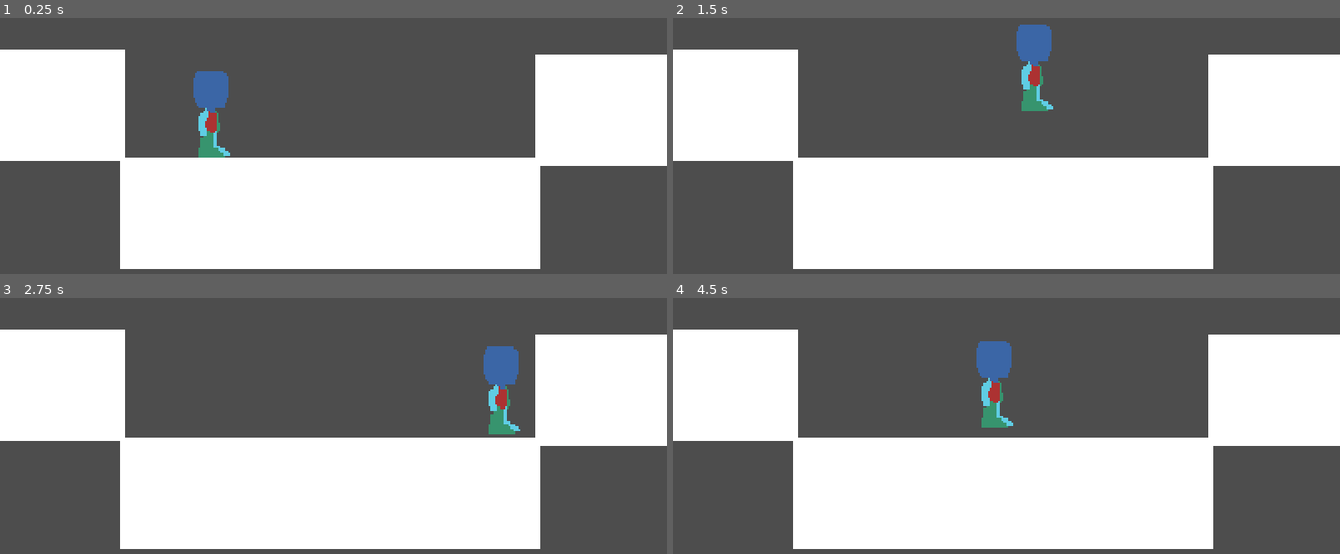
Above: before the commit, frames 1-4 (two rows, left to right).
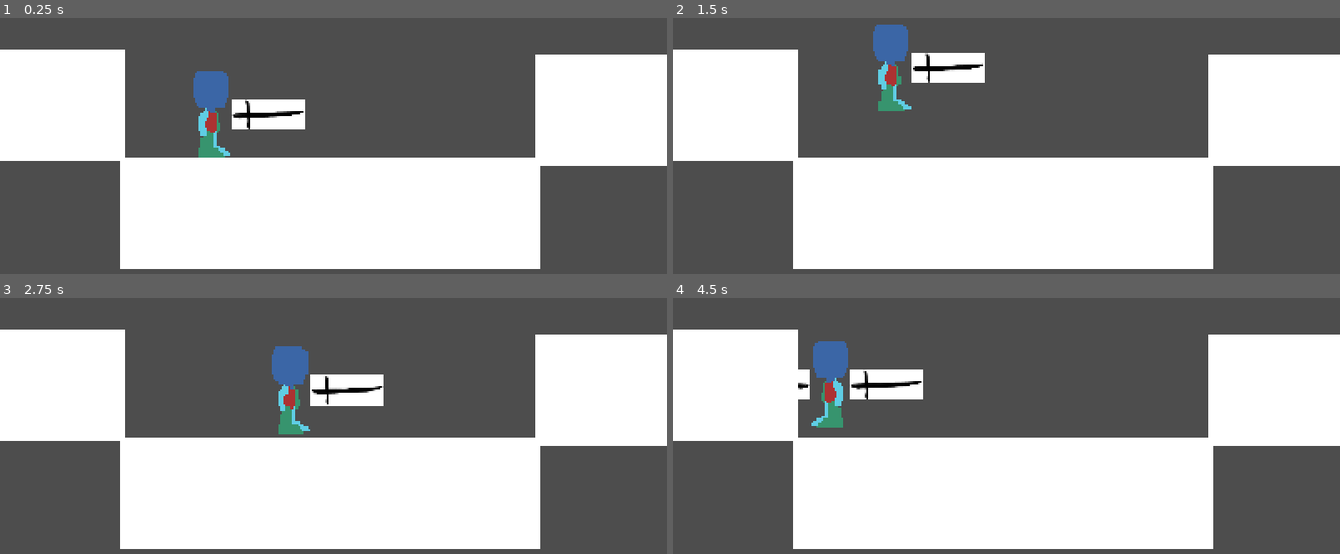
Above: after the commit, the same moments.

Repository: J0eCool/NullDream
Game: Godot game, scene res://Platformer.tscn
Two runs of this game, one before a commit and one after it. Both use one fixed random seed, a clock stepped at 60 frames per second and the inputs below.
Inputs:
- Up to frame 1 (0.25 s): no input
- Up to frame 2 (1.5 s): tap Enter at 0.5 s; hold D (move_right) 0.53-1.28 s; tap J (attack, bound only after the commit) at 0.6 s; tap K (jump) at 0.77, 0.8, 1.07, 1.35 s; hold S (move_down) from 1.28 s (still down)
- Up to frame 3 (2.75 s): tap K (jump) at 1.52, 1.82, 2.3 s; tap J (attack, bound only after the commit) at 1.55, 2.1 s; release S (move_down) at 2.03 s; hold D (move_right) from 2.03 s (still down)
- Up to frame 4 (4.5 s): release D (move_right) at 2.78 s; hold W (move_up) 2.78-3.53 s; tap J (attack, bound only after the commit) at 2.85, 4.35 s; tap K (jump) at 3.02, 3.32, 3.6, 3.77, 4.07 s; hold A (move_left) from 3.53 s (still down)

The runs differ from the first frame. In frame 1, 1.3% of the frame differs, in the area x 34-46%, y 31-44%; in frame 2, 3.9%; in frame 3, 4.0%; in frame 4, 4.0%, in the area x 18-51%, y 16-51%.

Commit message:
Basic attack

Diff:
--- a/Platformer.tscn
+++ b/Platformer.tscn
@@ -5,7 +5,7 @@
 [sub_resource type="RectangleShape2D" id="RectangleShape2D_6h6h2"]
 size = Vector2(252, 67)
 
-[node name="Node2D" type="Node2D"]
+[node name="Level" type="Node2D"]
 
 [node name="Player" parent="." instance=ExtResource("1_aaxd4")]
 position = Vector2(127, 177)
--- a/Player2D.gd
+++ b/Player2D.gd
@@ -2,33 +2,57 @@
 
 
 @export var speed = 100.0
+@export var accel_ratio = 3.0
 @export var jump_height = 100.0
+@export var gravity = 800.0
 
-# Get the gravity from the project settings to be synced with RigidBody nodes.
-@export var gravity = 100.0
+@export var attack_speed = 1.4
 
 
-func _physics_process(delta):
+var attack_cooldown = 0.0
+
+
+func _physics_process(dt):
 	# Add the gravity.
 	if not is_on_floor():
-		velocity.y += gravity * delta
+		velocity.y += gravity*dt
 
-	# Handle Jump.
-	if Input.is_action_just_pressed("jump") and is_on_floor():
+	var attacking = attack_cooldown > 0
+	if Input.is_action_just_pressed("jump") and is_on_floor() and not attacking:
 		# h = 1/2gt^2, v = gt
 		# t = sqrt(2h/g)
 		# v = g*sqrt(2h/g)
 		var jump_vel = sqrt(2*gravity*jump_height)
 		velocity.y = -jump_vel
-	elif Input.is_action_just_released("jump") and velocity.y < 0.0:
+
+	if Input.is_action_just_released("jump") and velocity.y < 0.0:
 		velocity.y *= 0.25
 
 	# Get the input direction and handle the movement/deceleration.
-	# As good practice, you should replace UI actions with custom gameplay actions.
 	var direction = Input.get_axis("move_left", "move_right")
-	if direction:
-		velocity.x = direction * speed
-	else:
-		velocity.x = move_toward(velocity.x, 0, speed)
+	if attacking and is_on_floor():
+		direction = 0
+	velocity.x = move_toward(velocity.x, direction*speed, dt*accel_ratio*speed)
+	if direction and not attacking:
+		$AnimatedSprite2D.flip_h = direction < 0
 
 	move_and_slide()
+
+var attack_scene = preload("res://sord.tscn")
+var attack_node: Node2D = null
+func _process(dt):
+	attack_cooldown -= dt
+	if attack_cooldown <= 0:
+		if attack_node:
+			remove_child(attack_node)
+			attack_node = null
+		if Input.is_action_just_pressed("attack"):
+			attack_cooldown = 1 / attack_speed
+			attack_node = attack_scene.instantiate()
+			add_child(attack_node)
+			if not $AnimatedSprite2D.flip_h:
+				attack_node.position = Vector2(34, 0)
+			else:
+				attack_node.position = Vector2(-34, 0)
+				var sprite = attack_node.find_child("Sprite2D") as Sprite2D
+				sprite.flip_h = true
--- a/Player2D.tscn
+++ b/Player2D.tscn
@@ -1,7 +1,8 @@
-[gd_scene load_steps=5 format=3 uid="uid://c57e7gdn4yn4e"]
+[gd_scene load_steps=6 format=3 uid="uid://c57e7gdn4yn4e"]
 
 [ext_resource type="Script" path="res://Player2D.gd" id="1_7iths"]
 [ext_resource type="Texture2D" uid="uid://sh24x417ngb5" path="res://art/test_player.png" id="1_ucf2n"]
+[ext_resource type="PackedScene" uid="uid://d4exje2nga8k7" path="res://sord.tscn" id="3_j41bo"]
 
 [sub_resource type="SpriteFrames" id="SpriteFrames_2b2vb"]
 animations = [{
@@ -20,8 +21,8 @@
 [node name="Player2D" type="CharacterBody2D"]
 script = ExtResource("1_7iths")
 speed = 120.0
+accel_ratio = 5.05
 jump_height = 90.0
-gravity = 800.0
 
 [node name="AnimatedSprite2D" type="AnimatedSprite2D" parent="."]
 scale = Vector2(1.2, 1.5)
@@ -29,3 +30,6 @@
 
 [node name="CollisionShape2D" type="CollisionShape2D" parent="."]
 shape = SubResource("CapsuleShape2D_hupxn")
+
+[node name="Sord" parent="." instance=ExtResource("3_j41bo")]
+position = Vector2(34, 0)
--- a/project.godot
+++ b/project.godot
@@ -29,30 +29,40 @@
 "deadzone": 0.3,
 "events": [Object(InputEventKey,"resource_local_to_scene":false,"resource_name":"","device":-1,"window_id":0,"alt_pressed":false,"shift_pressed":false,"ctrl_pressed":false,"meta_pressed":false,"pressed":false,"keycode":0,"physical_keycode":68,"key_label":0,"unicode":100,"echo":false,"script":null)
 , Object(InputEventJoypadMotion,"resource_local_to_scene":false,"resource_name":"","device":-1,"axis":0,"axis_value":1.0,"script":null)
+, Object(InputEventJoypadButton,"resource_local_to_scene":false,"resource_name":"","device":-1,"button_index":14,"pressure":0.0,"pressed":true,"script":null)
 ]
 }
 move_left={
 "deadzone": 0.3,
 "events": [Object(InputEventKey,"resource_local_to_scene":false,"resource_name":"","device":-1,"window_id":0,"alt_pressed":false,"shift_pressed":false,"ctrl_pressed":false,"meta_pressed":false,"pressed":false,"keycode":0,"physical_keycode":65,"key_label":0,"unicode":97,"echo":false,"script":null)
 , Object(InputEventJoypadMotion,"resource_local_to_scene":false,"resource_name":"","device":-1,"axis":0,"axis_value":-1.0,"script":null)
+, Object(InputEventJoypadButton,"resource_local_to_scene":false,"resource_name":"","device":-1,"button_index":13,"pressure":0.0,"pressed":true,"script":null)
 ]
 }
 move_up={
 "deadzone": 0.3,
 "events": [Object(InputEventKey,"resource_local_to_scene":false,"resource_name":"","device":-1,"window_id":0,"alt_pressed":false,"shift_pressed":false,"ctrl_pressed":false,"meta_pressed":false,"pressed":false,"keycode":0,"physical_keycode":87,"key_label":0,"unicode":119,"echo":false,"script":null)
 , Object(InputEventJoypadMotion,"resource_local_to_scene":false,"resource_name":"","device":-1,"axis":1,"axis_value":-1.0,"script":null)
+, Object(InputEventJoypadButton,"resource_local_to_scene":false,"resource_name":"","device":-1,"button_index":11,"pressure":0.0,"pressed":true,"script":null)
 ]
 }
 move_down={
 "deadzone": 0.3,
 "events": [Object(InputEventKey,"resource_local_to_scene":false,"resource_name":"","device":-1,"window_id":0,"alt_pressed":false,"shift_pressed":false,"ctrl_pressed":false,"meta_pressed":false,"pressed":false,"keycode":0,"physical_keycode":83,"key_label":0,"unicode":115,"echo":false,"script":null)
 , Object(InputEventJoypadMotion,"resource_local_to_scene":false,"resource_name":"","device":-1,"axis":1,"axis_value":1.0,"script":null)
+, Object(InputEventJoypadButton,"resource_local_to_scene":false,"resource_name":"","device":-1,"button_index":12,"pressure":0.0,"pressed":true,"script":null)
 ]
 }
 jump={
 "deadzone": 0.5,
 "events": [Object(InputEventKey,"resource_local_to_scene":false,"resource_name":"","device":-1,"window_id":0,"alt_pressed":false,"shift_pressed":false,"ctrl_pressed":false,"meta_pressed":false,"pressed":false,"keycode":0,"physical_keycode":75,"key_label":0,"unicode":107,"echo":false,"script":null)
 , Object(InputEventJoypadButton,"resource_local_to_scene":false,"resource_name":"","device":-1,"button_index":0,"pressure":0.0,"pressed":true,"script":null)
+]
+}
+attack={
+"deadzone": 0.5,
+"events": [Object(InputEventKey,"resource_local_to_scene":false,"resource_name":"","device":-1,"window_id":0,"alt_pressed":false,"shift_pressed":false,"ctrl_pressed":false,"meta_pressed":false,"pressed":false,"keycode":0,"physical_keycode":74,"key_label":0,"unicode":106,"echo":false,"script":null)
+, Object(InputEventJoypadButton,"resource_local_to_scene":false,"resource_name":"","device":-1,"button_index":2,"pressure":0.0,"pressed":true,"script":null)
 ]
 }
 camera_right={
--- /dev/null
+++ b/sord.tscn
@@ -0,0 +1,17 @@
+[gd_scene load_steps=3 format=3 uid="uid://d4exje2nga8k7"]
+
+[ext_resource type="Texture2D" uid="uid://b888s16ea3032" path="res://art/bad-sword.png" id="1_7wbxt"]
+
+[sub_resource type="RectangleShape2D" id="RectangleShape2D_qgnjw"]
+size = Vector2(218.333, 46.6667)
+
+[node name="Area2D" type="Area2D"]
+
+[node name="Sprite2D" type="Sprite2D" parent="."]
+scale = Vector2(0.15, 0.15)
+texture = ExtResource("1_7wbxt")
+
+[node name="CollisionShape2D" type="CollisionShape2D" parent="."]
+position = Vector2(4.625, -0.5)
+scale = Vector2(0.15, 0.15)
+shape = SubResource("RectangleShape2D_qgnjw")
Binary file added: art/bad-sword.png
Not shown, added: art/bad-sword.png.import
Binary file added: art/xR3embZq_400x400.jpg
Not shown, added: art/xR3embZq_400x400.jpg.import
